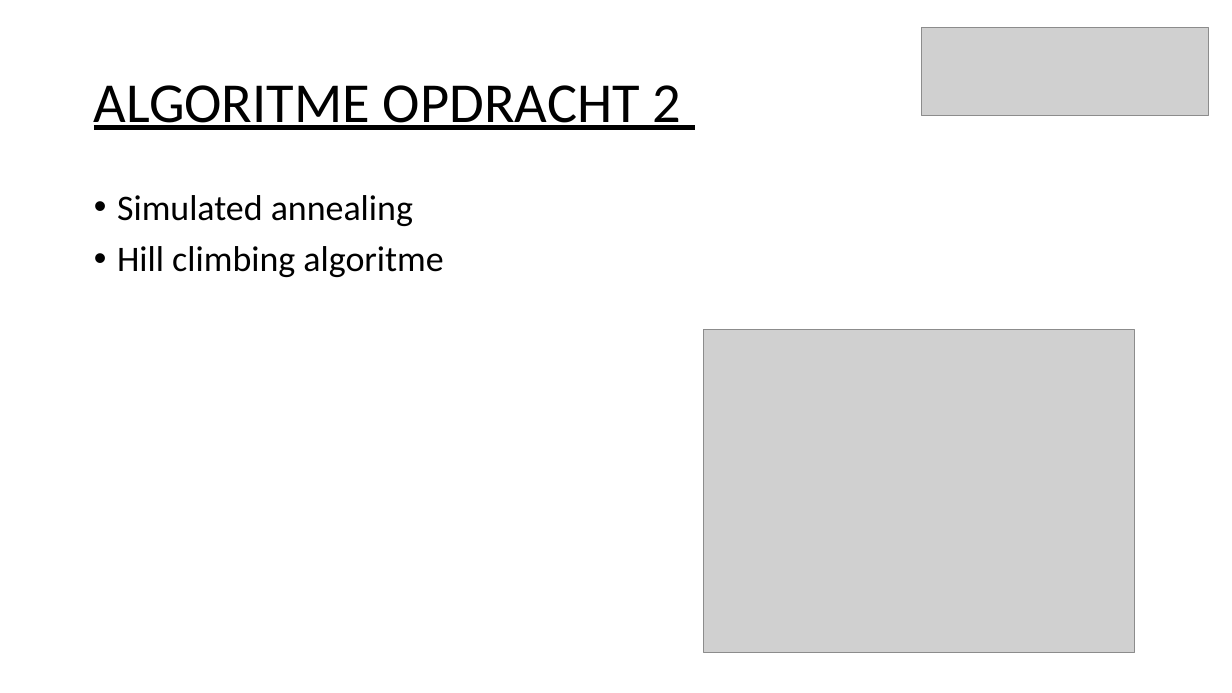
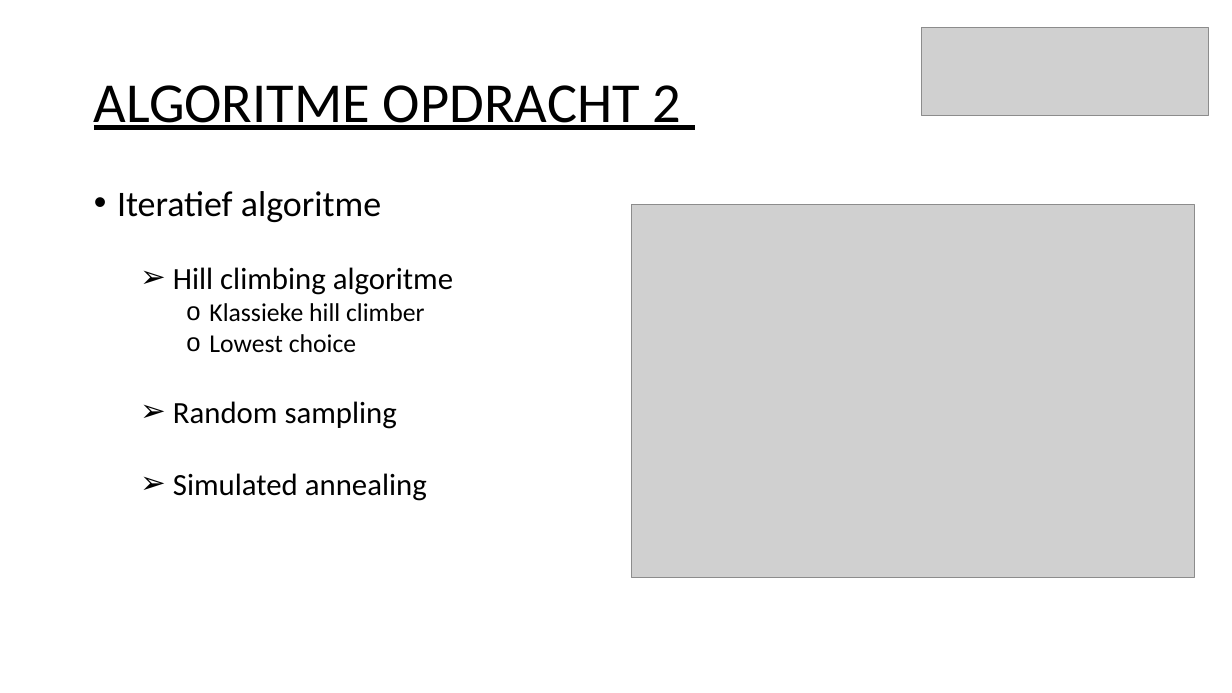
Before and after one commit to Tomttaw/Radio-Russia, a slide deck: slide 8 of powerpoint week 5.pptx (slide 7 before the commit). Drawn at 1232x693 pixels with LibreOffice and Linux fonts; fonts in the diff are those of the drawing; grey boxes stand for pictures. Boxes give left, top, right and bottom in pixels: in the first picture for what was removed or moved away, otherwise in the second. Text is boxed around its words. In the diff, an @@ line names an element or a change of style, - is before the commit and + after.

```diff
--- a/powerpoint week 5.pptx
+++ b/powerpoint week 5.pptx
@@ text at bbox=[117, 191, 453, 429]: paragraphs added @@
+• Iteratief algoritme
+  ➢ Hill climbing algoritme
+    o Klassieke hill climber
+    o Lowest choice
+  ➢ Random sampling
@@ picture added at bbox=[632, 204, 1194, 578] @@
@@ text at bbox=[117, 246, 443, 277]: paragraph removed @@
-• Hill climbing algoritme
@@ picture removed at bbox=[704, 330, 1135, 653] @@
@@ text at bbox=[173, 473, 427, 501]: size 28 to 24 pt in "Simulated annealing"; bullet • to ➢; list level 1 to 2 in "Simulated annealing"; line spacing 0.9 to 0.8 @@
```
Also in this commit, not shown: 5 other slides changed, 3 slides added, 1 other file.
